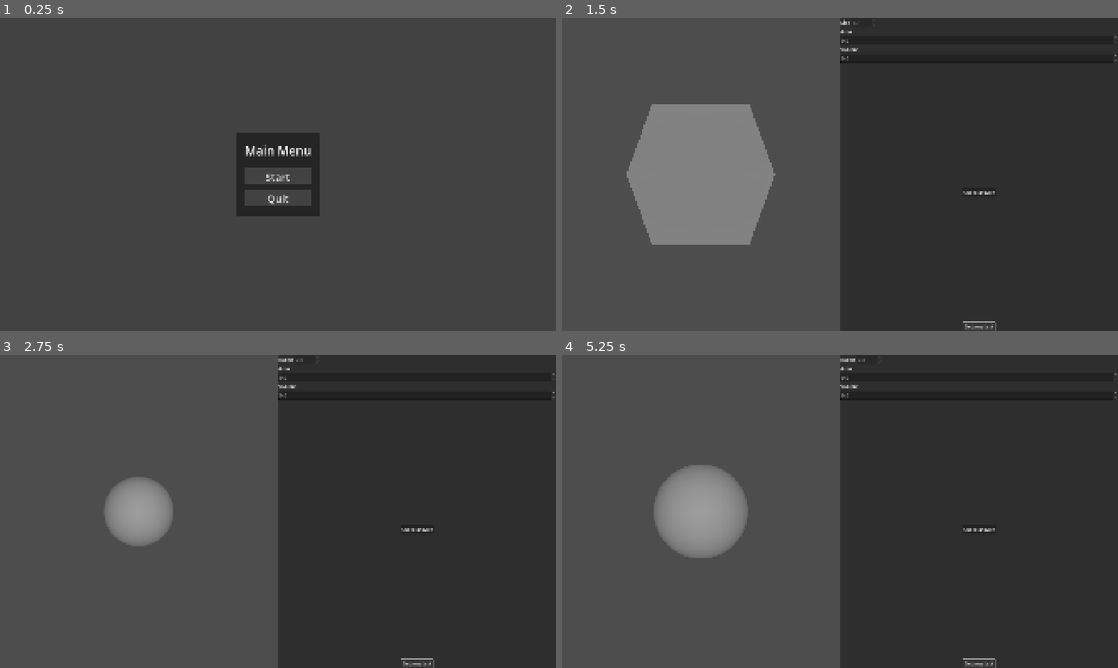
Above: before the commit, frames 1-4 (two rows, left to right).
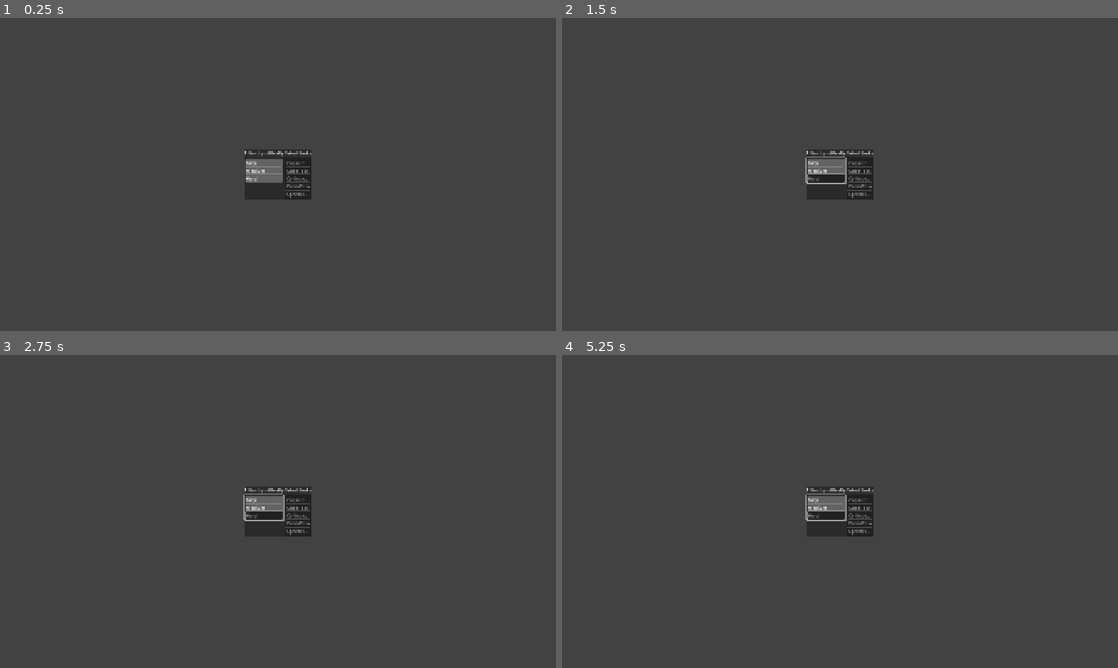
Above: after the commit, the same moments.

Repository: Paraross/geo-app
Game: Godot game, scene res://scenes/main.tscn
The game is run twice, just before and just after one commit, with the same random seed, the same clock (stepped at 60 frames per second) and the same inputs.
Inputs (mouse positions are in pixels of both pictures, inside the frame that each line leads up to):
- Up to frame 1 (0.25 s): no input
- Up to frame 2 (1.5 s): click (840, 177) at 0.5 s, where only the run before the commit has a clickable "Start"; click (979, 327) at 1.25 s, where only the run before the commit has a clickable "Get new task"
- Up to frame 3 (2.75 s): click (417, 664) at 2 s, where only the run before the commit has a clickable "Get new task"
- Up to frame 4 (5.25 s): click (979, 530) at 2.75 s, where only the run before the commit has a clickable "Check answer"; click (979, 530) at 3.5 s, where only the run before the commit has a clickable "Check answer"; click (979, 530) at 4.25 s, where only the run before the commit has a clickable "Check answer"; click (979, 664) at 5 s, where only the run before the commit has a clickable "Get new task"

The runs differ from the first frame. In frame 1, 2.9% of the frame differs, in the area x 42-58%, y 36-64%; in frame 2, 14%, in the area x 11-100%, y 0-100%; in frame 3, 6.1%; in frame 4, 7.9%.

Commit message:
Implement first version of task filter screen

Diff:
--- a/scenes/main.tscn
+++ b/scenes/main.tscn
@@ -8,9 +8,10 @@
 
 [node name="Main" type="Node" node_paths=PackedStringArray("current_screen")]
 script = ExtResource("1_ig7tw")
-current_screen = NodePath("MainMenu")
+current_screen = NodePath("TaskFilterMenu")
 
 [node name="TaskScreen" type="HBoxContainer" parent="."]
+visible = false
 anchors_preset = 15
 anchor_right = 1.0
 anchor_bottom = 1.0
@@ -25,7 +26,7 @@
 [node name="ShapeViewport" type="SubViewport" parent="TaskScreen/ShapeViewportContainer"]
 handle_input_locally = false
 size = Vector2i(958, 1080)
-render_target_update_mode = 4
+render_target_update_mode = 0
 
 [node name="ShapeWorld" parent="TaskScreen/ShapeViewportContainer/ShapeViewport" instance=ExtResource("2_0xm2m")]
 
@@ -73,7 +74,65 @@
 size_flags_vertical = 10
 text = "Get new task"
 
+[node name="TaskFilterMenu" type="Control" parent="."]
+layout_mode = 3
+anchors_preset = 15
+anchor_right = 1.0
+anchor_bottom = 1.0
+grow_horizontal = 2
+grow_vertical = 2
+
+[node name="Background" type="ColorRect" parent="TaskFilterMenu"]
+layout_mode = 1
+anchors_preset = 15
+anchor_right = 1.0
+anchor_bottom = 1.0
+offset_top = 1.0
+offset_bottom = 1.0
+grow_horizontal = 2
+grow_vertical = 2
+color = Color(0.26002115, 0.26002115, 0.26002115, 1)
+
+[node name="CenterContainer" type="CenterContainer" parent="TaskFilterMenu"]
+layout_mode = 1
+anchors_preset = 15
+anchor_right = 1.0
+anchor_bottom = 1.0
+grow_horizontal = 2
+grow_vertical = 2
+
+[node name="PanelContainer" type="PanelContainer" parent="TaskFilterMenu/CenterContainer"]
+layout_mode = 2
+
+[node name="HBoxContainer" type="HBoxContainer" parent="TaskFilterMenu/CenterContainer/PanelContainer"]
+layout_mode = 2
+
+[node name="VBoxContainer" type="VBoxContainer" parent="TaskFilterMenu/CenterContainer/PanelContainer/HBoxContainer"]
+layout_mode = 2
+
+[node name="Label" type="Label" parent="TaskFilterMenu/CenterContainer/PanelContainer/HBoxContainer/VBoxContainer"]
+layout_mode = 2
+text = "FIlter by difficulty"
+
+[node name="ItemList" type="ItemList" parent="TaskFilterMenu/CenterContainer/PanelContainer/HBoxContainer/VBoxContainer"]
+layout_mode = 2
+select_mode = 2
+auto_height = true
+
+[node name="VBoxContainer2" type="VBoxContainer" parent="TaskFilterMenu/CenterContainer/PanelContainer/HBoxContainer"]
+layout_mode = 2
+
+[node name="Label" type="Label" parent="TaskFilterMenu/CenterContainer/PanelContainer/HBoxContainer/VBoxContainer2"]
+layout_mode = 2
+text = "Select tasks"
+
+[node name="ItemList" type="ItemList" parent="TaskFilterMenu/CenterContainer/PanelContainer/HBoxContainer/VBoxContainer2"]
+layout_mode = 2
+select_mode = 2
+auto_height = true
+
 [node name="MainMenu" type="Control" parent="."]
+visible = false
 layout_mode = 3
 anchors_preset = 15
 anchor_right = 1.0
@@ -143,5 +202,6 @@
 
 [connection signal="pressed" from="TaskScreen/PanelContainer/VBoxContainer/CheckAnswerButton" to="." method="_on_check_answer_button_pressed"]
 [connection signal="pressed" from="TaskScreen/PanelContainer/VBoxContainer/NewTaskButton" to="." method="_on_button_pressed"]
+[connection signal="multi_selected" from="TaskFilterMenu/CenterContainer/PanelContainer/HBoxContainer/VBoxContainer/ItemList" to="." method="_on_difficulty_item_list_multi_selected"]
 [connection signal="pressed" from="MainMenu/CenterContainer/PanelContainer/VBoxContainer/StartButton" to="." method="_on_start_button_pressed"]
 [connection signal="pressed" from="MainMenu/CenterContainer/PanelContainer/VBoxContainer/QuitButton" to="MainMenu/CenterContainer/PanelContainer/VBoxContainer/QuitButton" method="_on_pressed"]
--- a/scripts/global.gd
+++ b/scripts/global.gd
@@ -6,6 +6,8 @@
 	HARD,
 }
 
+var all_tasks: Array[Task]
+
 func round_with_digits(x: float, digits: int) -> float:
 	var shift := 10.0 ** digits
 	var rounded := roundf(x * shift) / shift
--- a/scripts/main.gd
+++ b/scripts/main.gd
@@ -4,7 +4,7 @@
 	set(value):
 		current_screen = value
 		make_current_screen_visible()
-		print("current_screen changed to %s" % current_screen)
+		# print("current_screen changed to %s" % current_screen)
 
 @onready var task_screen: HBoxContainer = $TaskScreen
 @onready var shape_world: ShapeWorld = $TaskScreen/ShapeViewportContainer/ShapeViewport/ShapeWorld
@@ -14,9 +14,16 @@
 @onready var area_spin_box: SpinBox = task_answer_grid.get_node("AreaSpinBox")
 @onready var volume_spin_box: SpinBox = task_answer_grid.get_node("VolumeSpinBox")
 
+@onready var task_filter_menu: Control = $TaskFilterMenu
+@onready var diff_list: ItemList = task_filter_menu.get_node("CenterContainer/PanelContainer/HBoxContainer/VBoxContainer/ItemList")
+@onready var task_list: ItemList = task_filter_menu.get_node("CenterContainer/PanelContainer/HBoxContainer/VBoxContainer2/ItemList")
+
 func _ready() -> void:
 	make_children_not_visible()
 	make_current_screen_visible()
+
+	load_all_tasks()
+	initialize_difficulty_list()
 
 func _on_button_pressed() -> void:
 	shape_world.spawn_new_task()
@@ -86,3 +93,39 @@
 func _on_start_button_pressed() -> void:
 	make_children_not_visible()
 	current_screen = task_screen
+
+
+func initialize_difficulty_list() -> void:
+	for difficulty_name: String in Global.TaskDifficulty.keys():
+		diff_list.add_item(difficulty_name.capitalize())
+
+	# select all by default
+	for i in range(diff_list.item_count):
+		diff_list.select(i, false)
+
+	fill_task_list()
+
+
+func fill_task_list() -> void:
+	var selected_difficulty_indices := diff_list.get_selected_items()
+
+	task_list.clear()
+	for task in Global.all_tasks:
+		var task_difficulty_is_selected := selected_difficulty_indices.find(task.difficulty()) != -1
+		if task_difficulty_is_selected:
+			task_list.add_item(task.name)
+
+
+func load_all_tasks() -> void:
+	const TASK_SCENE_DIRECTORY: String = "res://scenes/tasks/"
+
+	var task_paths := ResourceLoader.list_directory(TASK_SCENE_DIRECTORY)
+	for path in task_paths:
+		if path.ends_with(".tscn"):
+			var task_scene: PackedScene = load(TASK_SCENE_DIRECTORY.path_join(path))
+			var task: Task = task_scene.instantiate()
+			Global.all_tasks.push_back(task)
+
+
+func _on_difficulty_item_list_multi_selected(_index: int, _selected: bool) -> void:
+	fill_task_list()
